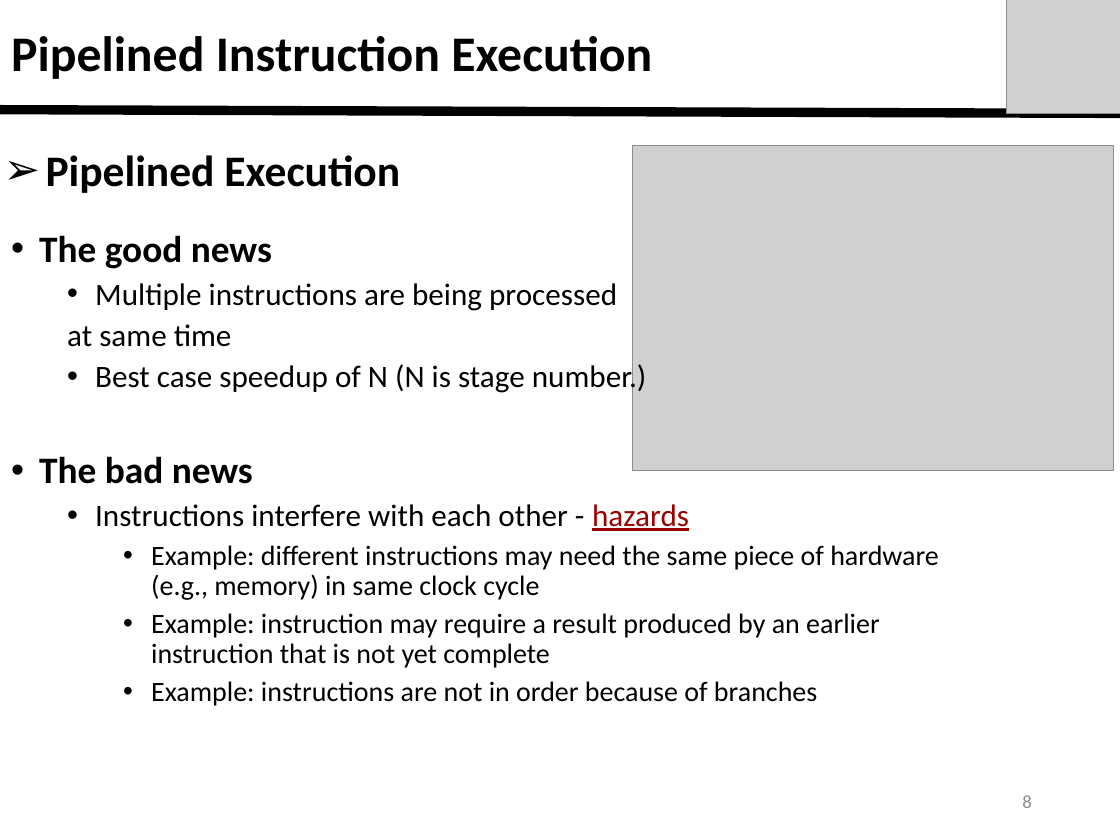
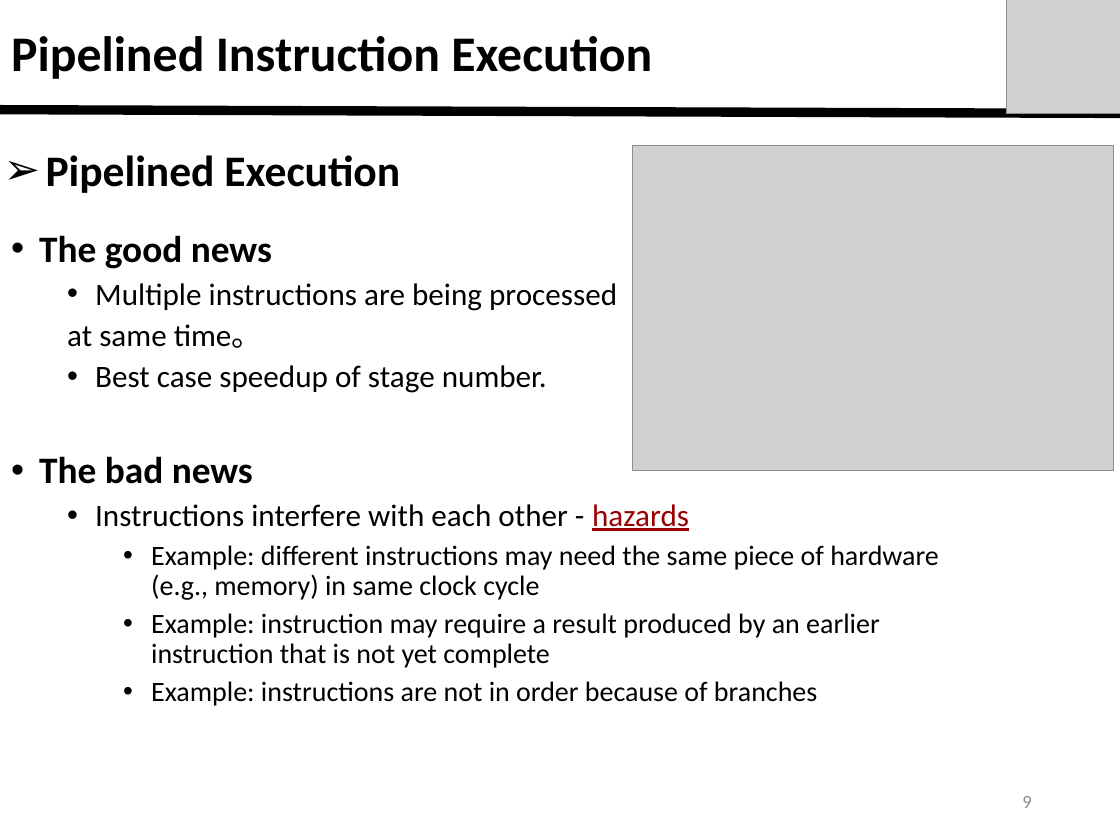
Before and after one commit to zouan616/Job-Hunting, a slide deck: slide 9 of lecture.pptx (slide 8 before the commit). Drawn at 1120x840 pixels with LibreOffice and Linux fonts; fonts in the diff are those of the drawing; grey boxes stand for pictures. Boxes give left, top, right and bottom in pixels: in the first picture for what was removed or moved away, otherwise in the second. Text is boxed around its words. In the diff, an @@ line names an element or a change of style, - is before the commit and + after.

```diff
--- a/lecture.pptx
+++ b/lecture.pptx
@@ text at (67, 324, 547, 393): text changed @@
-  at same time
-  • Best case speedup of N (N is stage number.)
+  at same time。
+  • Best case speedup of stage number.
@@ page number at (1022, 796, 1031, 808): text changed @@
-8
+9
```
Also in this commit, not shown: 4 other slides changed, 1 slide added.
